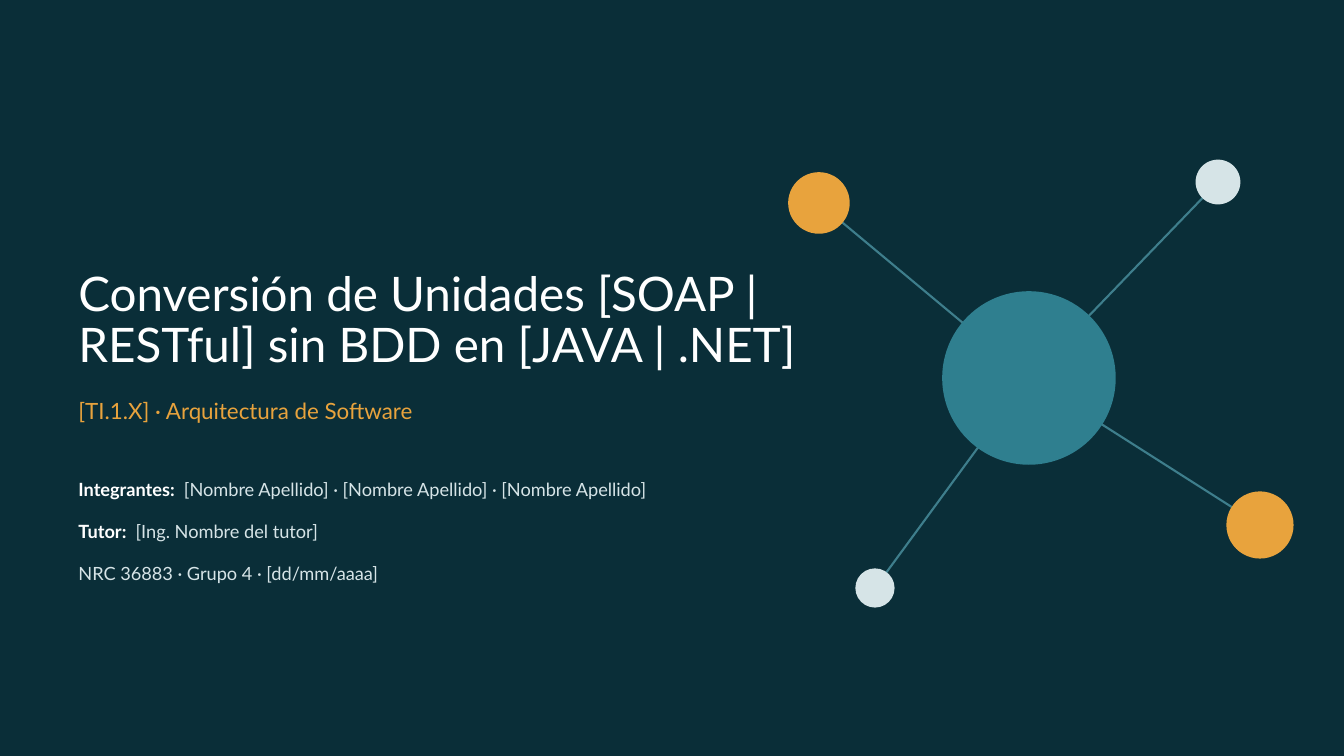
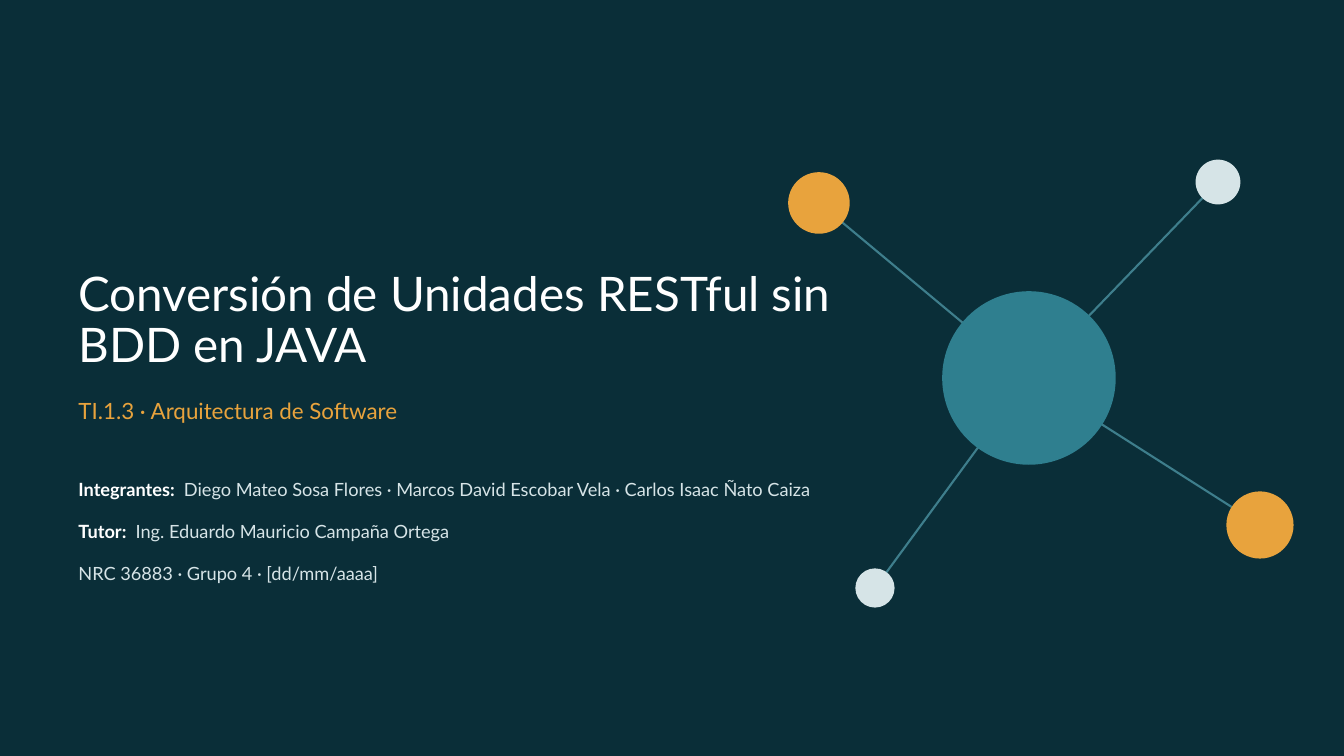
Before and after one commit to IMarcusDev/TI.1.3.-PAO202651_RESTFUL_JAVA_SINBDD_NRC_36883_GR04, a slide deck: slide 2 of 05. DOCUMENTACION/PRESENTACION TI.1.3. RESTFUL sin BDD en JAVA GR4.pptx. Drawn at 1344x756 pixels with LibreOffice and Linux fonts; fonts in the diff are those of the drawing. Boxes give left, top, right and bottom in pixels: in the first picture for what was removed or moved away, otherwise in the second. Text is boxed around its words. In the diff, an @@ line names an element or a change of style, - is before the commit and + after.

```diff
--- a/05. DOCUMENTACION/PRESENTACION TI.1.3. RESTFUL sin BDD en JAVA GR4.pptx
+++ b/05. DOCUMENTACION/PRESENTACION TI.1.3. RESTFUL sin BDD en JAVA GR4.pptx
@@ title at [78, 276, 831, 363]: text changed @@
-Conversión de Unidades [SOAP | RESTful] sin BDD en [JAVA | .NET]
+Conversión de Unidades RESTful sin BDD en JAVA
@@ subtitle at [78, 402, 397, 423]: text changed @@
-[TI.1.X] · Arquitectura de Software
+TI.1.3 · Arquitectura de Software
@@ text at [78, 481, 810, 542]: text changed @@
-Integrantes: [Nombre Apellido] · [Nombre Apellido] · [Nombre Apellido]
-Tutor: [Ing. Nombre del tutor]
+Integrantes: Diego Mateo Sosa Flores · Marcos David Escobar Vela · Carlos Isaac Ñato Caiza
+Tutor: Ing. Eduardo Mauricio Campaña Ortega
```
Also in this commit, not shown: 27 other slides changed.
